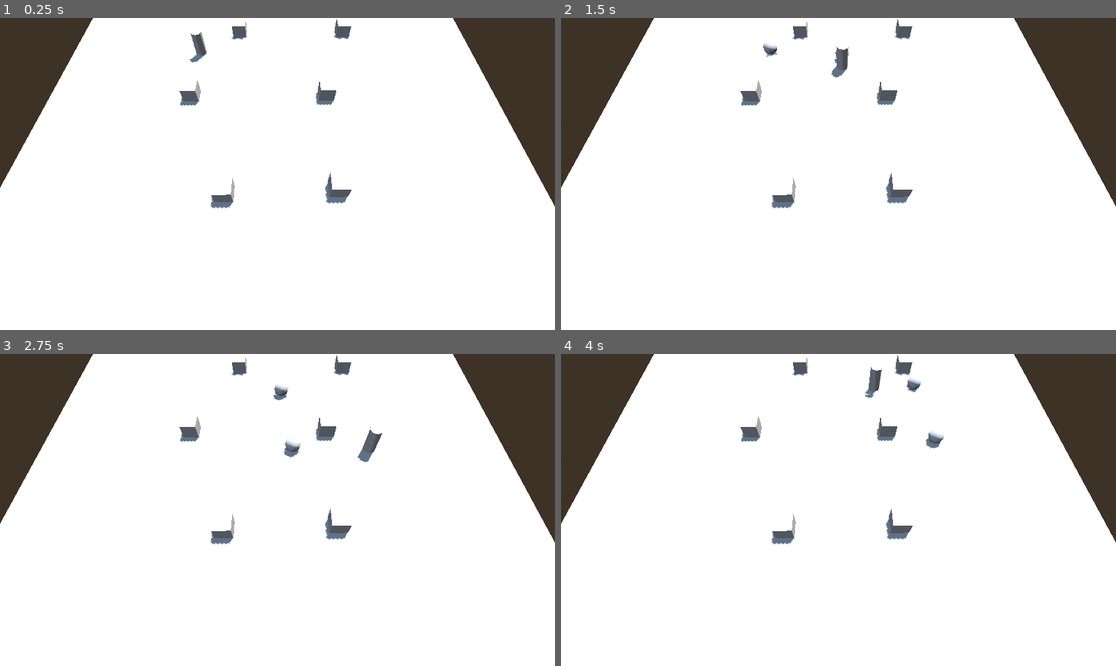
Above: before the commit, frames 1-4 (two rows, left to right).
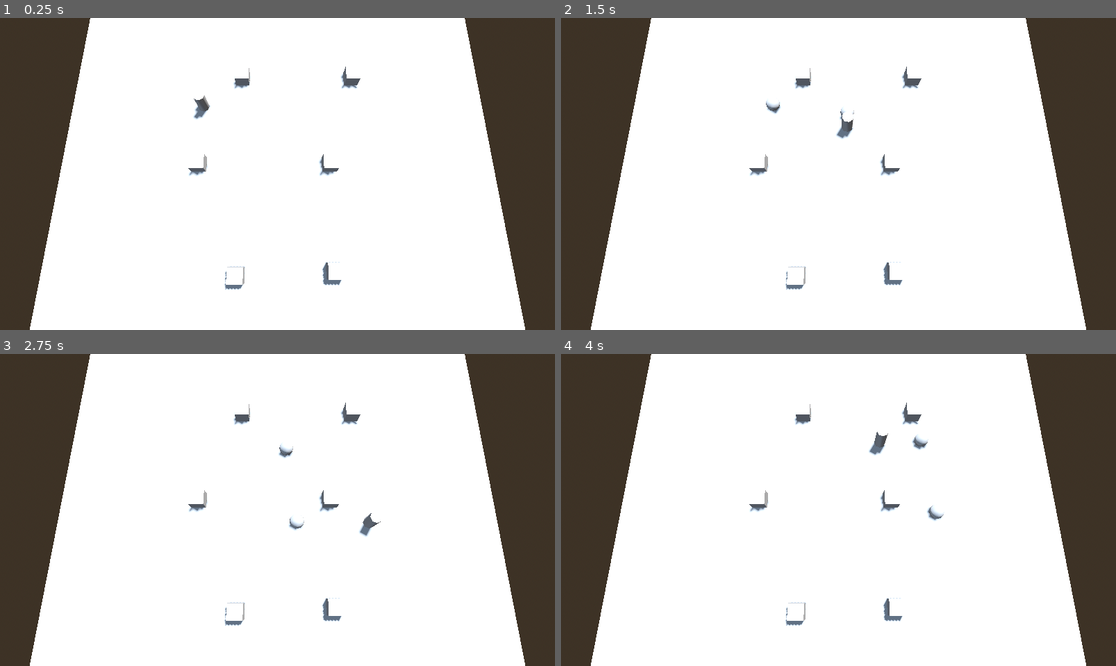
Above: after the commit, the same moments.

Repository: Urutau-Games/ink-crew
Game: Godot game, scene res://main.tscn
Two runs of this game, one before a commit and one after it. Both use one fixed random seed, a clock stepped at 60 frames per second and the inputs below.
Inputs:
- Up to frame 1 (0.25 s): no input
- Up to frame 2 (1.5 s): tap Enter at 0.5 s; hold D (walk_right) 0.53-1.28 s; tap Space (drop_bomb) at 0.6, 1.35 s; hold S (walk_backward) from 1.28 s (still down)
- Up to frame 3 (2.75 s): release S (walk_backward) at 2.03 s; hold D (walk_right) from 2.03 s (still down); tap Space (drop_bomb) at 2.1 s
- Up to frame 4 (4 s): release D (walk_right) at 2.78 s; hold W (walk_forward) 2.78-3.53 s; tap Space (drop_bomb) at 2.85, 3.6 s; hold A (walk_left) from 3.53 s (still down)

The runs differ from the first frame. In frame 1, 14% of the frame differs, in the area x 0-100%, y 0-100%; in frame 2, 14%; in frame 3, 14%; in frame 4, 14%.

Commit message:
Camera adjustments

Diff:
--- a/main.tscn
+++ b/main.tscn
@@ -61,8 +61,8 @@
 environment = SubResource("Environment_0xm2m")
 
 [node name="Camera3D" type="Camera3D" parent="."]
-transform = Transform3D(0.9999811, 0.005374044, -0.0029844705, 0, 0.48550493, 0.87423384, 0.0061471476, -0.87421733, 0.48549575, 0.2409325, 13.424047, 13.4870205)
-fov = 60.0
+transform = Transform3D(1, 0, 0, 0, 0.25881907, 0.9659258, 0, -0.9659258, 0.25881907, 0, 20, 6)
+fov = 55.0
 size = 20.0
 
 [node name="Player" type="Node3D" parent="."]
